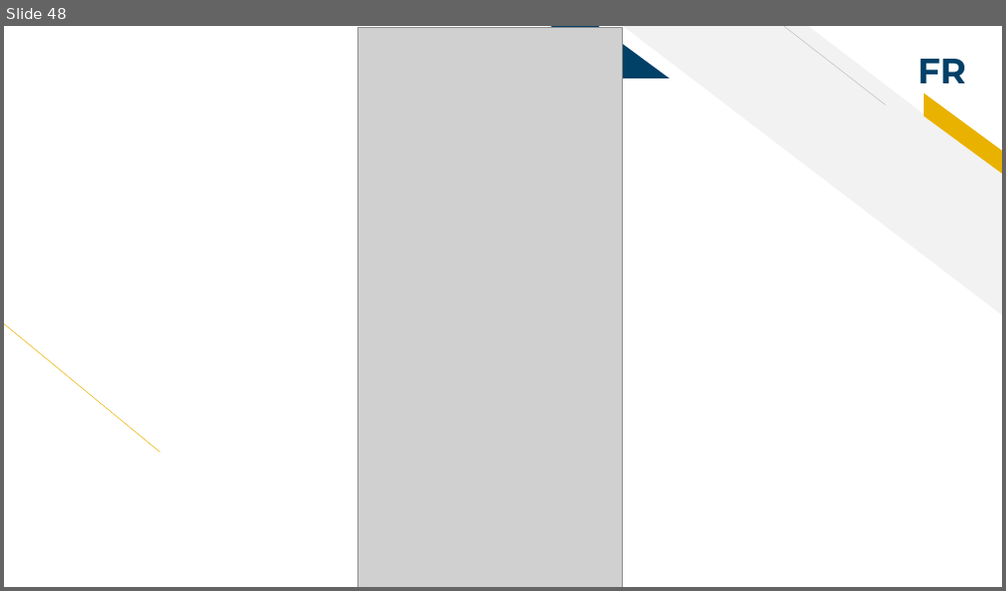
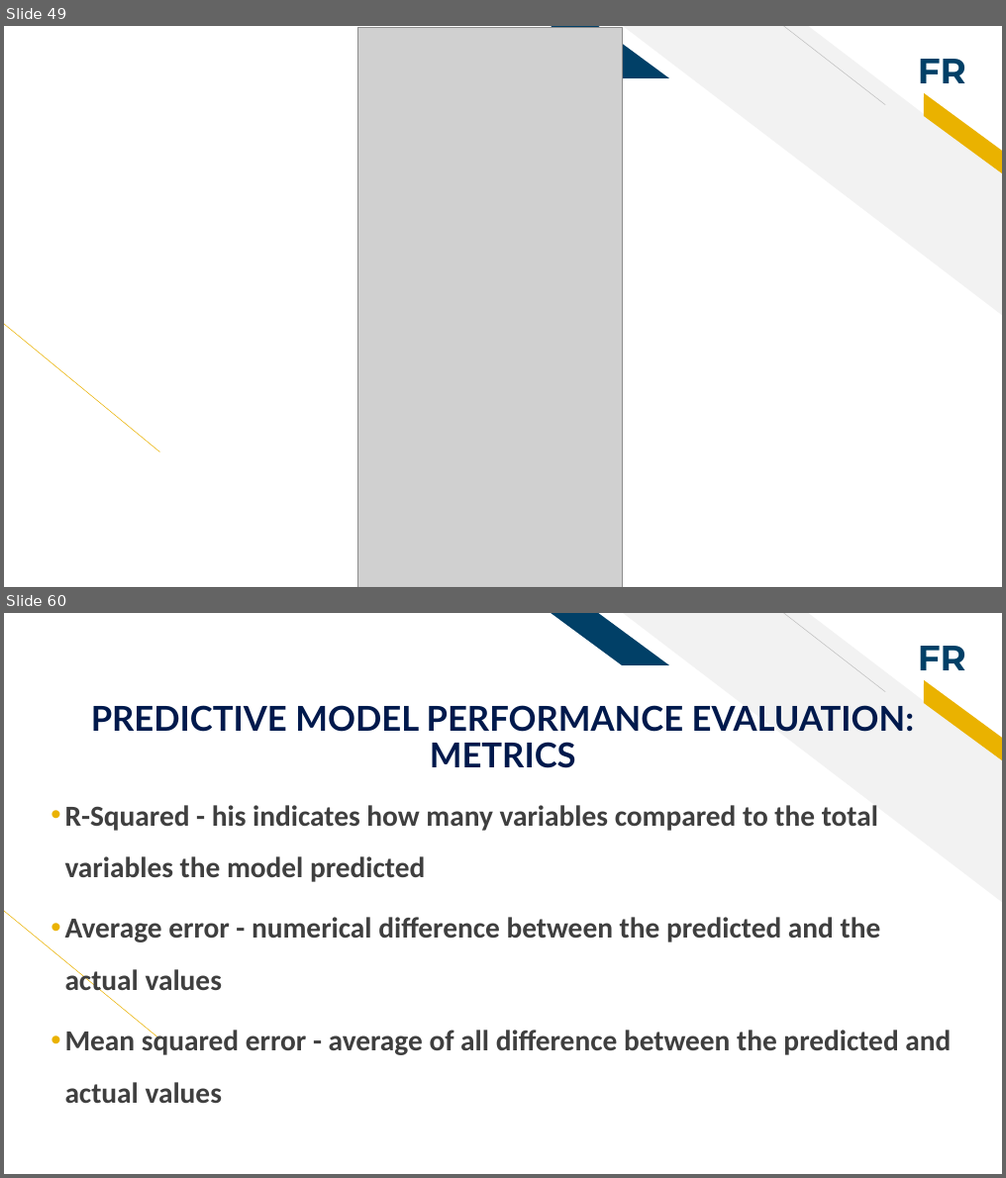
Before and after one commit to WanguiK/synthetica, a slide deck: Deck.pptx. Shown one above the other, each under a label of ours: slide 48 before the commit, slides 49 and 60 after it; the slides between them are not shown. The pictures are 1006x591 and 1006x1178 pixels, drawn with LibreOffice and Linux fonts; fonts in the diff are those of the drawing; grey boxes stand for pictures. Boxes give left, top, right and bottom in pixels: in the first picture for what was removed or moved away, otherwise in the second. Text is boxed around its words. In the diff, an @@ line names an element or a change of style, - is before the commit and + after.

```diff
--- a/Deck.pptx
+++ b/Deck.pptx
@@ slide 60 added at box(4, 613, 1002, 1174), background #FFFFFF; not listed: 6 template elements that a slide beside it also shows @@
@@ title added at box(91, 705, 915, 768), 33 pt, text #00194C, bold @@
+PREDICTIVE MODEL PERFORMANCE EVALUATION: METRICS
@@ text added at box(65, 805, 950, 1103), 28 pt, text #3F3F3F, bold @@
+• R-Squared - his indicates how many variables compared to the total variables the model predicted
+• Average error - numerical difference between the predicted and the actual values
+• Mean squared error - average of all difference between the predicted and actual values
@@ what was slide 48 is now slide 49 @@
```
Also in this commit, not shown: 2 slides changed, 28 other slides added, 8 other files.
